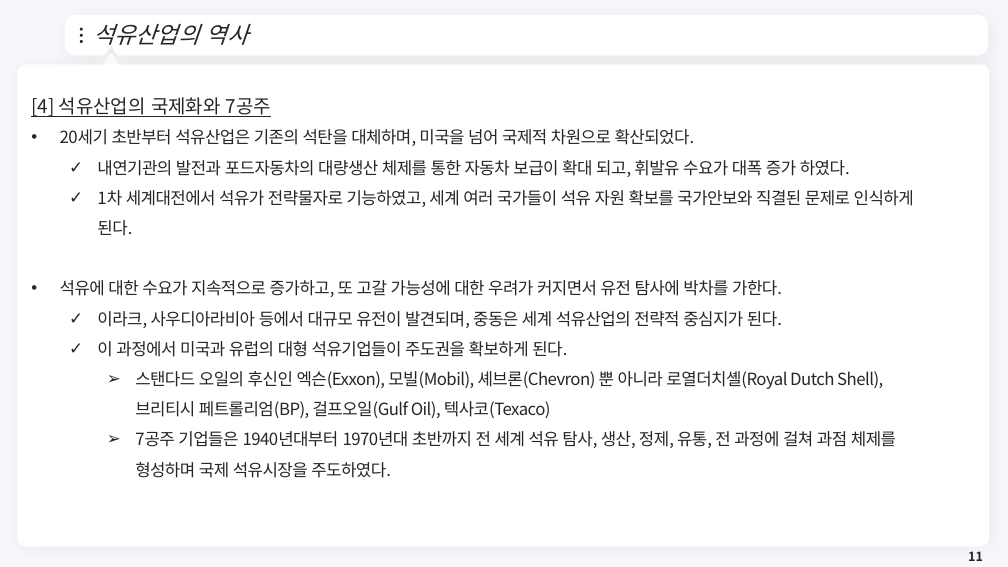
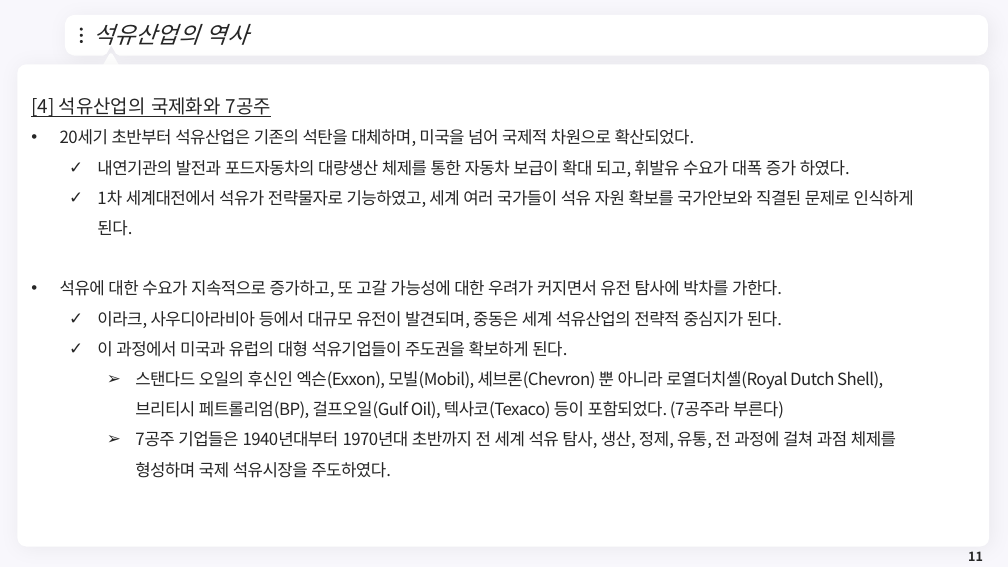
Before and after one commit to meandthey/Teaching, a slide deck: slide 11 of 에너지경제학/자원에너지경제학_Chapter_3 (석유).pptx. Drawn at 1008x567 pixels with LibreOffice and Linux fonts; fonts in the diff are those of the drawing; background and template pictures are left out. Boxes give left, top, right and bottom in pixels: in the first picture for what was removed or moved away, otherwise in the second. Text is boxed around its words. In the diff, an @@ line names an element or a change of style, - is before the commit and + after.

```diff
--- a/에너지경제학/자원에너지경제학_Chapter_3 (석유).pptx
+++ b/에너지경제학/자원에너지경제학_Chapter_3 (석유).pptx
@@ text at bbox=[135, 371, 883, 418]: text changed @@
-    ➢ 스탠다드 오일의 후신인 엑슨(Exxon), 모빌(Mobil), 셰브론(Chevron) 뿐 아니라 로열더치셸(Royal Dutch Shell), 브리티시 페트롤리엄(BP), 걸프오일(Gulf Oil), 텍사코(Texaco)
+    ➢ 스탠다드 오일의 후신인 엑슨(Exxon), 모빌(Mobil), 셰브론(Chevron) 뿐 아니라 로열더치셸(Royal Dutch Shell), 브리티시 페트롤리엄(BP), 걸프오일(Gulf Oil), 텍사코(Texaco) 등이 포함되었다. (7공주라 부른다)
```
Also in this commit, not shown: 7 other slides changed, 14 other files.
